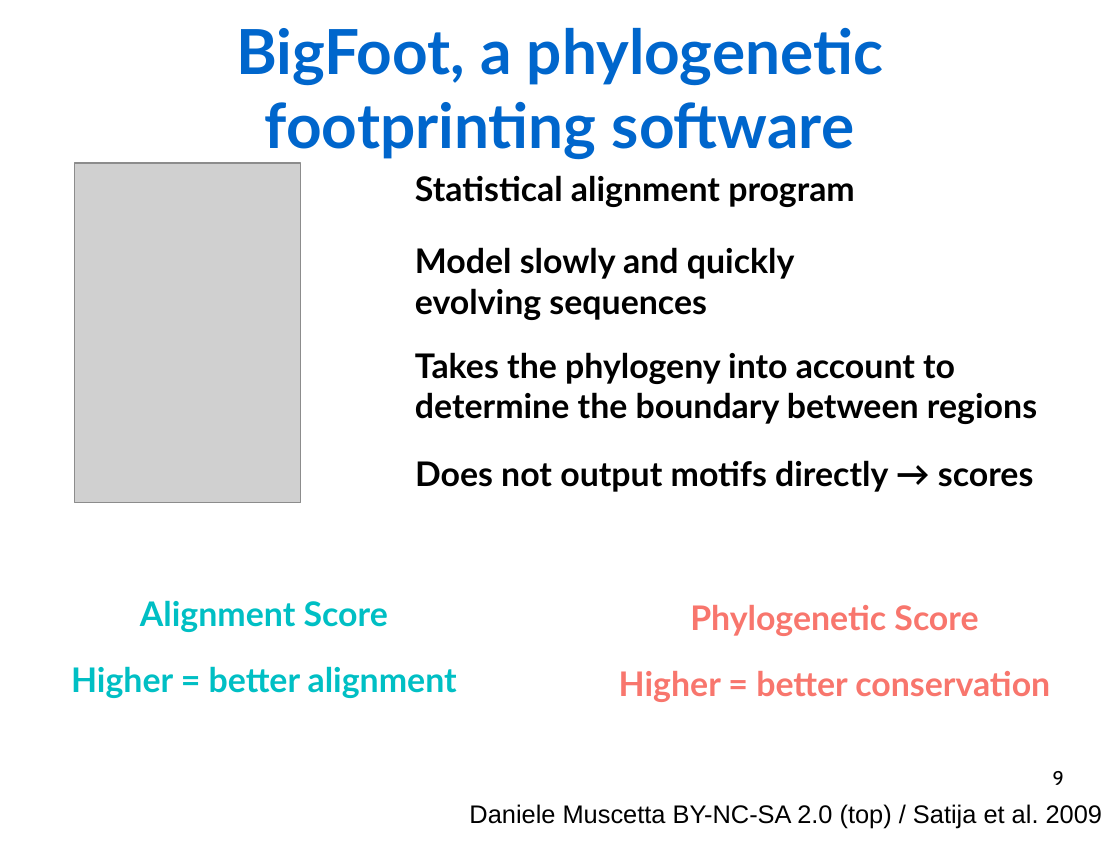
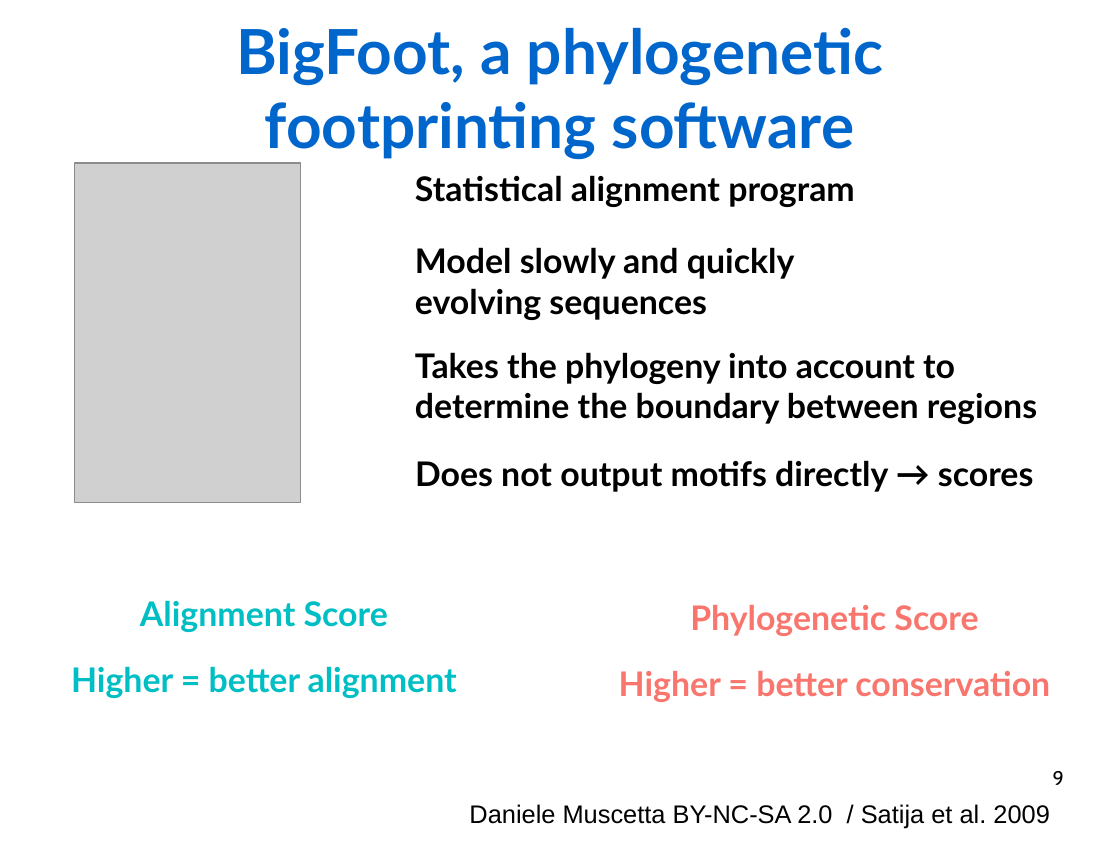
Before and after one commit to Rekyt/lynchlabpresentation2014, a slide deck: slide 9 of LabMeetingPresentation.odp. Drawn at 1120x841 pixels with LibreOffice and Linux fonts; fonts in the diff are those of the drawing; grey boxes stand for pictures. Boxes give left, top, right and bottom in pixels: in the first picture for what was removed or moved away, otherwise in the second. Text is boxed around its words. In the diff, an @@ line names an element or a change of style, - is before the commit and + after.

```diff
--- a/LabMeetingPresentation.odp
+++ b/LabMeetingPresentation.odp
@@ text at (x1=469, y1=804, x2=1050, y2=829): text changed @@
-Daniele Muscetta BY-NC-SA 2.0 (top) / Satija et al. 2009
+Daniele Muscetta BY-NC-SA 2.0 / Satija et al. 2009
```
Also in this commit, not shown: 1 other slide changed, 4 slides added, 4 slides removed.
